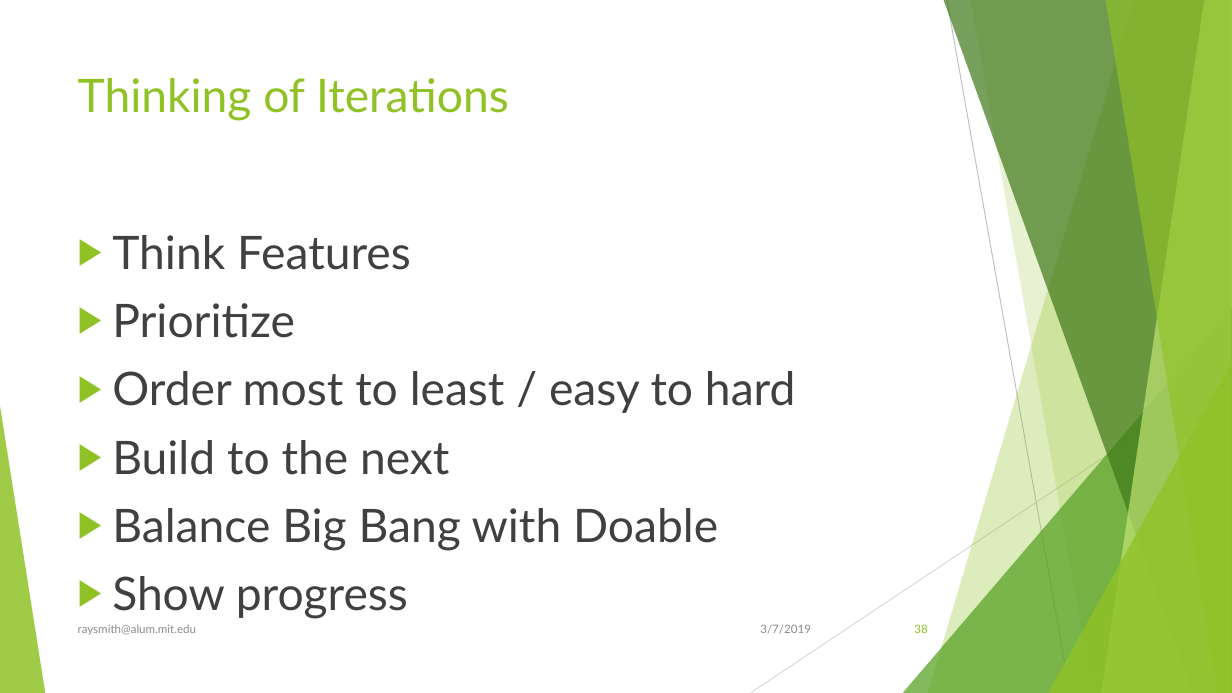
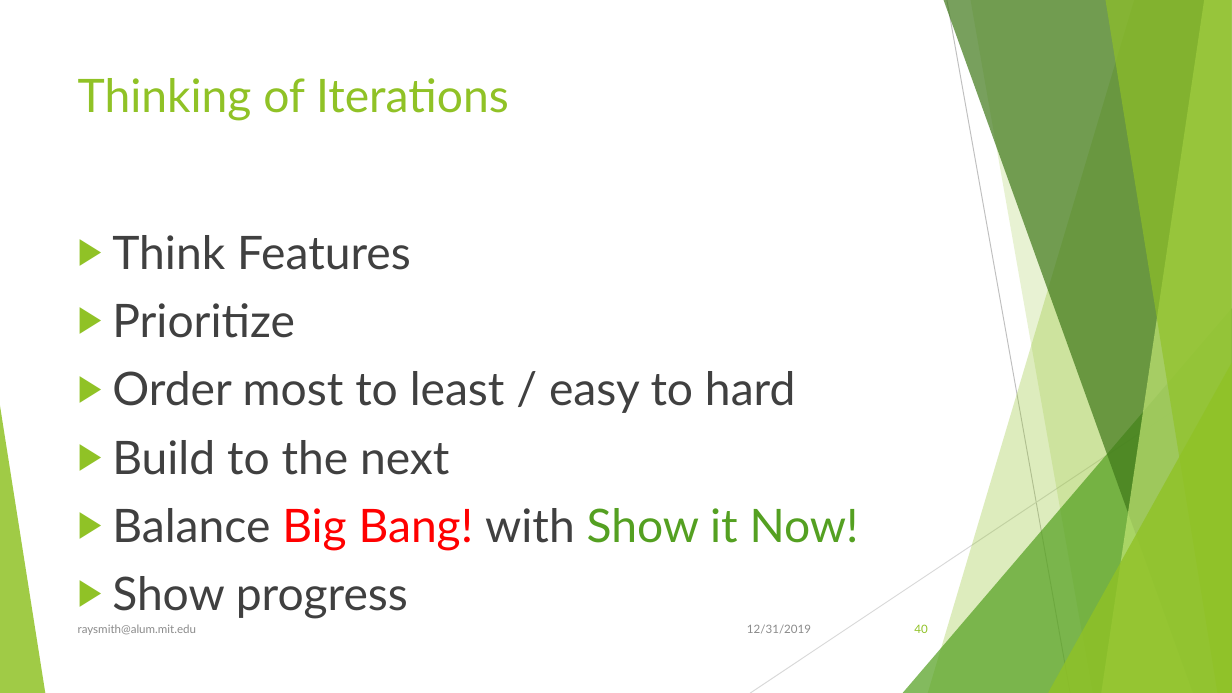
Before and after one commit to raysmith619/Introduction-To-Programming, a slide deck: slide 40 of Docs/Introduction to Proramming Using Python.pptx (slide 38 before the commit). Drawn at 1232x693 pixels with LibreOffice and Linux fonts; fonts in the diff are those of the drawing. Boxes give left, top, right and bottom in pixels: in the first picture for what was removed or moved away, otherwise in the second. Text is boxed around its words. In the diff, an @@ line names an element or a change of style, - is before the commit and + after.

```diff
--- a/Docs/Introduction to Proramming Using Python.pptx
+++ b/Docs/Introduction to Proramming Using Python.pptx
@@ text at (112,508,859,551): text changed @@
-▶ Balance Big Bang with Doable
+▶ Balance Big Bang! with Show it Now!
@@ text at (747,624,811,633): text changed @@
-3/7/2019
+12/31/2019
@@ page number at (914,624,927,633): text changed @@
-38
+40
```
Also in this commit, not shown: 72 other slides changed, 7 slides added.
